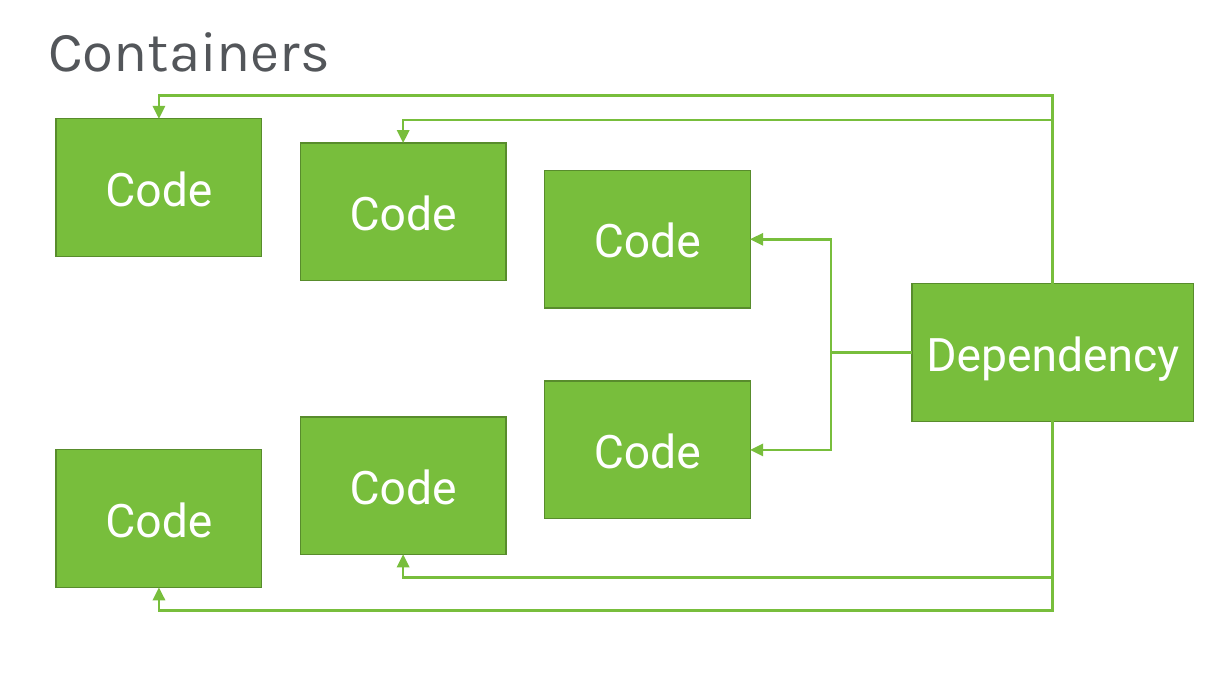
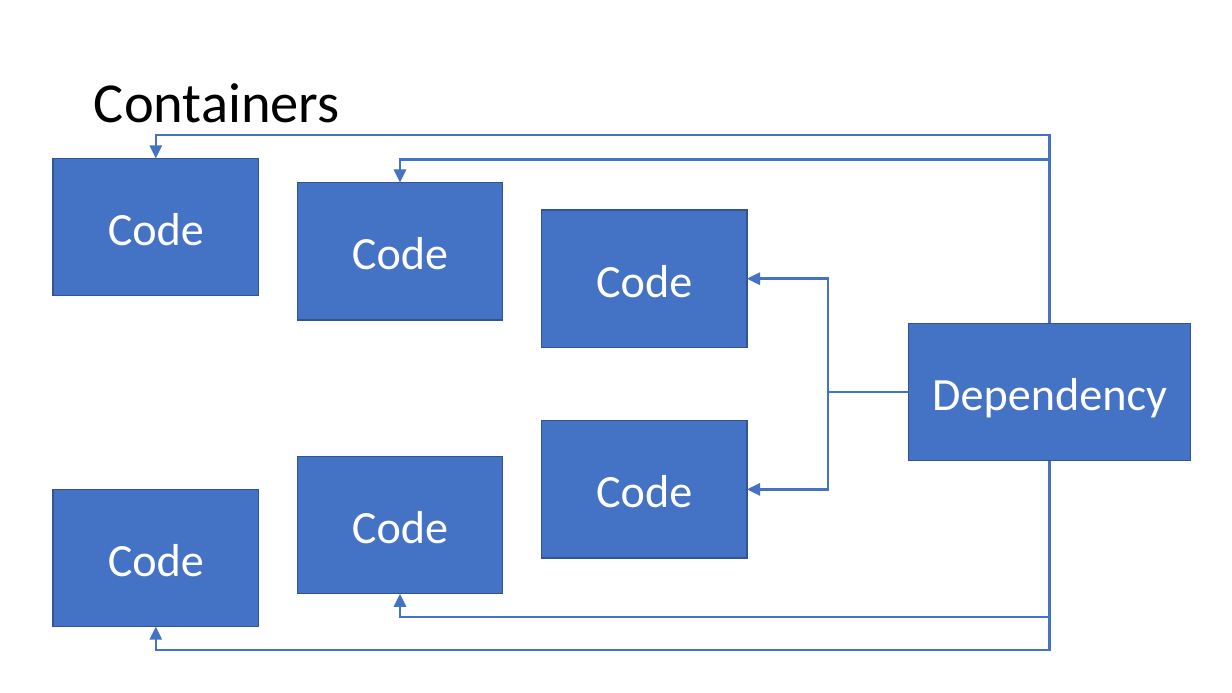
Before and after one commit to JasonBock/Presentations, a slide deck: slide 22 of Dependencies Demystified.pptx. Drawn at 1232x693 pixels with LibreOffice and Linux fonts; fonts in the diff are those of the drawing; background and template pictures are left out. Boxes give left, top, right and bottom in pixels: in the first picture for what was removed or moved away, otherwise in the second. Text is boxed around its words. In the diff, an @@ line names an element or a change of style, - is before the commit and + after.

```diff
--- a/Dependencies Demystified.pptx
+++ b/Dependencies Demystified.pptx
@@ title "Containers": place and size @@
-title "Containers" at [48, 32, 330, 72]
+title "Containers" at [94, 83, 340, 135]
@@ title "Containers" at [94, 83, 340, 135]: font Karla to Calibri, text colour #53565A to #000000 @@
@@ elbow arrow (1050, 323) - (156, 158): stroke #78BE3C 2 pt to #4472C4 2 pt @@
@@ elbow arrow (1050, 323) - (400, 182): stroke #78BE3C 2 pt to #4472C4 2 pt @@
@@ elbow arrow (909, 392) - (748, 279): stroke #78BE3C 2 pt to #4472C4 2 pt @@
@@ 4 rectangles, 2 elbow arrows: place and size @@
-4 rectangles, 2 elbow arrows at [300, 143, 912, 555]
+4 rectangles, 2 elbow arrows at [298, 182, 909, 594]
@@ elbow arrow (909, 392) - (748, 490): stroke #78BE3C 2 pt to #4472C4 2 pt @@
@@ elbow arrow (1050, 461) - (156, 627): stroke #78BE3C 2 pt to #4472C4 2 pt @@
@@ 4 elbow arrows, 3 rectangles: place and size @@
-4 elbow arrows, 3 rectangles at [56, 96, 1194, 611]
+4 elbow arrows, 3 rectangles at [53, 135, 1191, 650]
@@ elbow arrow (1050, 461) - (400, 594): stroke #78BE3C 2 pt to #4472C4 2 pt @@
@@ font Roboto to Calibri; fill #78BE3C to #4472C4; outline #598D2C 1 pt to #325491 1 pt in 7 elements at [542, 210, 748, 348], [542, 421, 748, 558], [298, 182, 504, 320], [53, 158, 259, 296], [909, 323, 1191, 461], [298, 457, 504, 594], [53, 490, 259, 628] @@
```
Also in this commit, not shown: 44 other slides changed.
